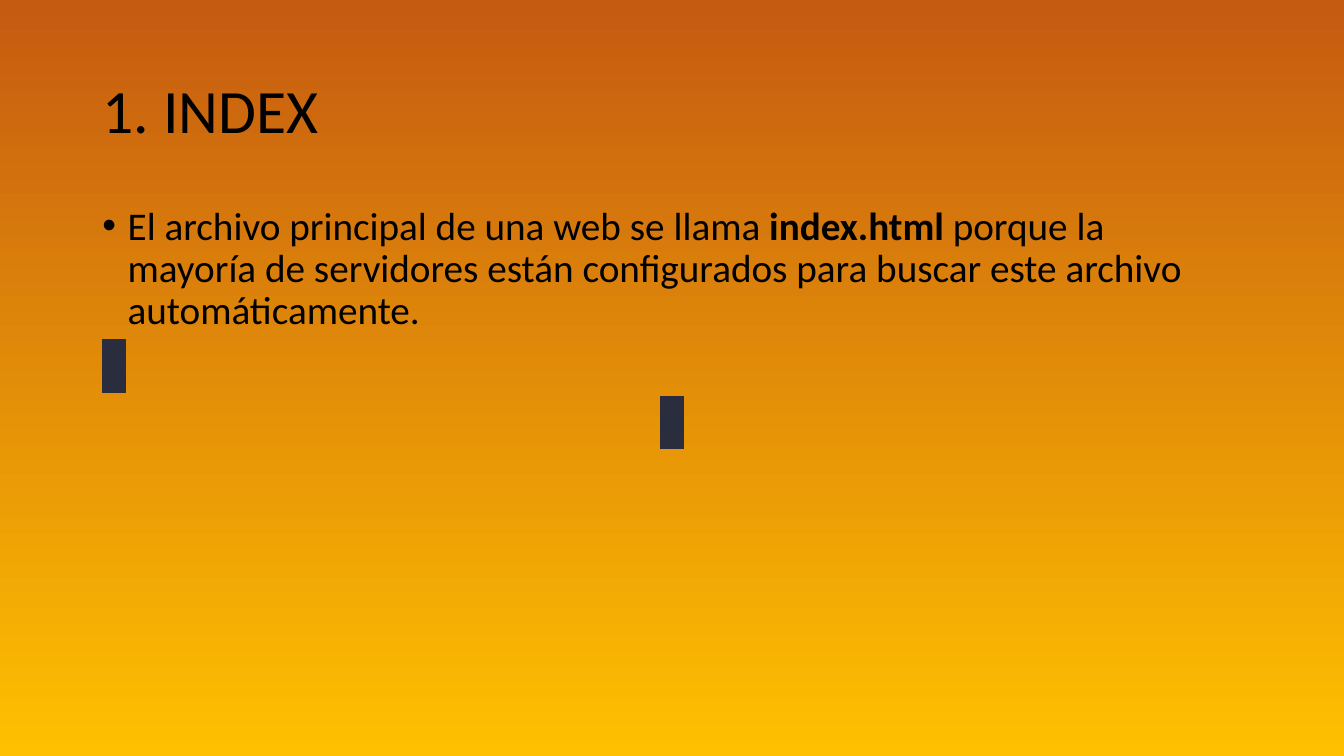
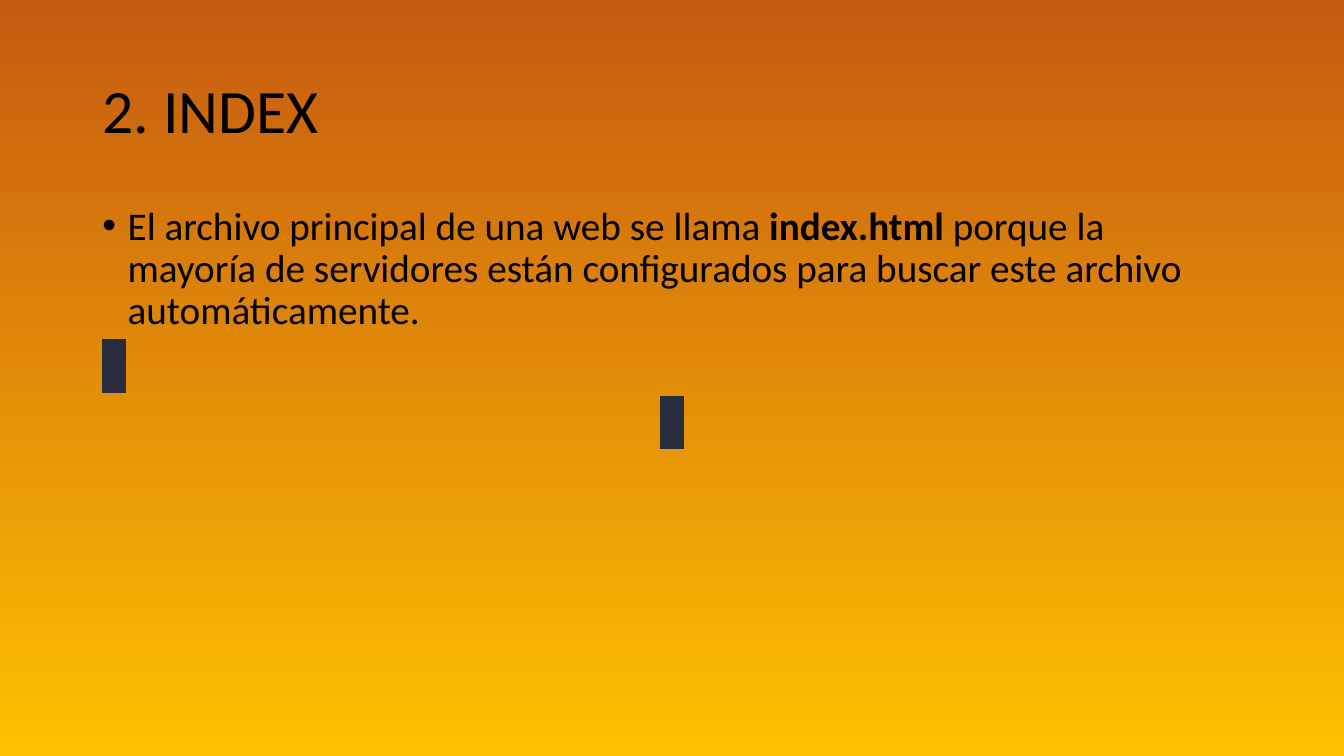
Before and after one commit to WalterDeRacagua/Curso-de-HTML-y-CSS, a slide deck: slide 5 of HTML/TEORIA/INTRODUCCIÓN HTML.odp. Drawn at 1344x756 pixels with LibreOffice and Linux fonts; fonts in the diff are those of the drawing. Boxes give left, top, right and bottom in pixels: in the first picture for what was removed or moved away, otherwise in the second. Text is boxed around its words. In the diff, an @@ line names an element or a change of style, - is before the commit and + after.

```diff
--- a/HTML/TEORIA/INTRODUCCIÓN HTML.odp
+++ b/HTML/TEORIA/INTRODUCCIÓN HTML.odp
@@ title at (102, 93, 318, 134): text changed @@
-1. INDEX
+2. INDEX
```
Also in this commit, not shown: 8 other slides changed, 5 slides added.
